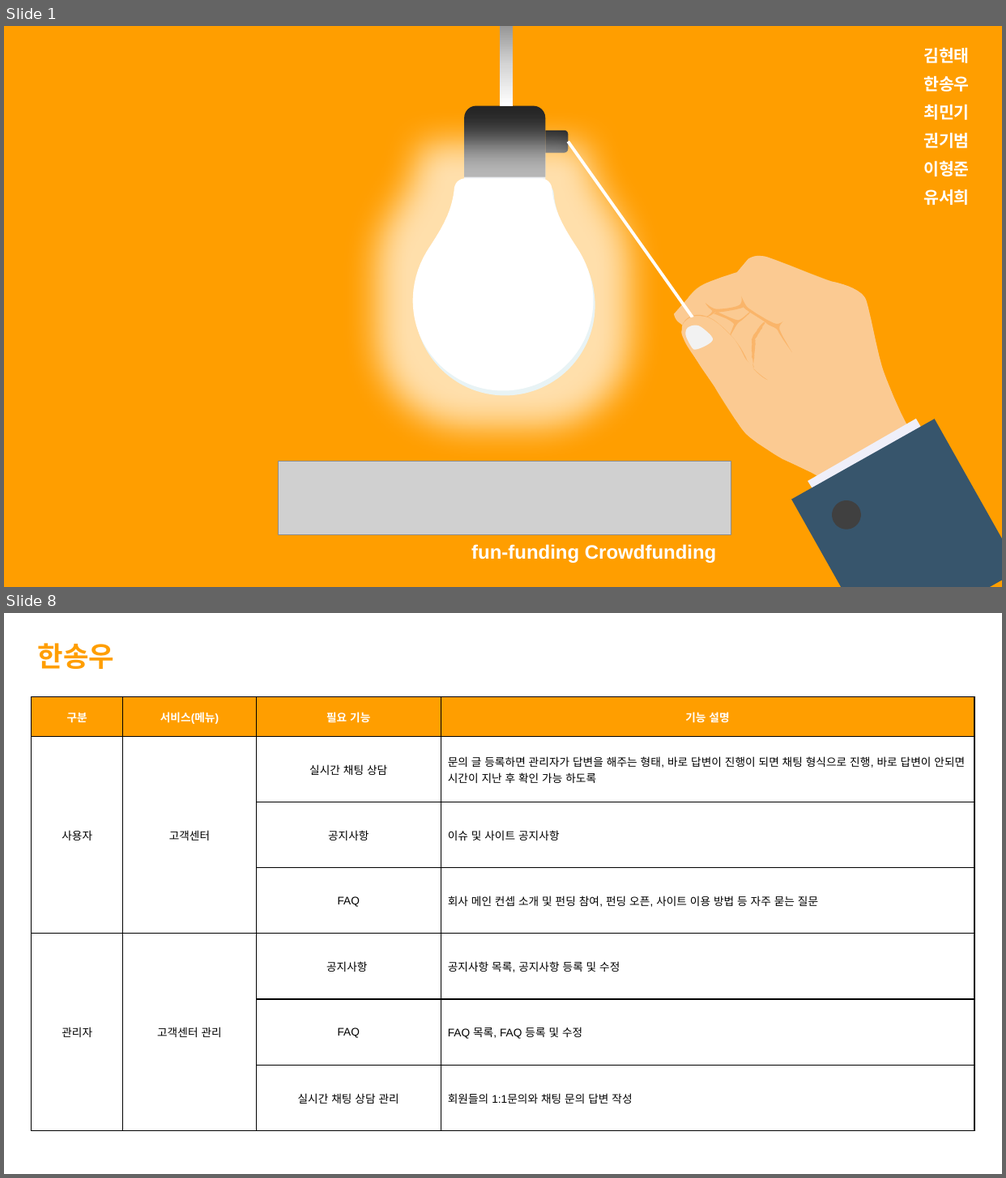
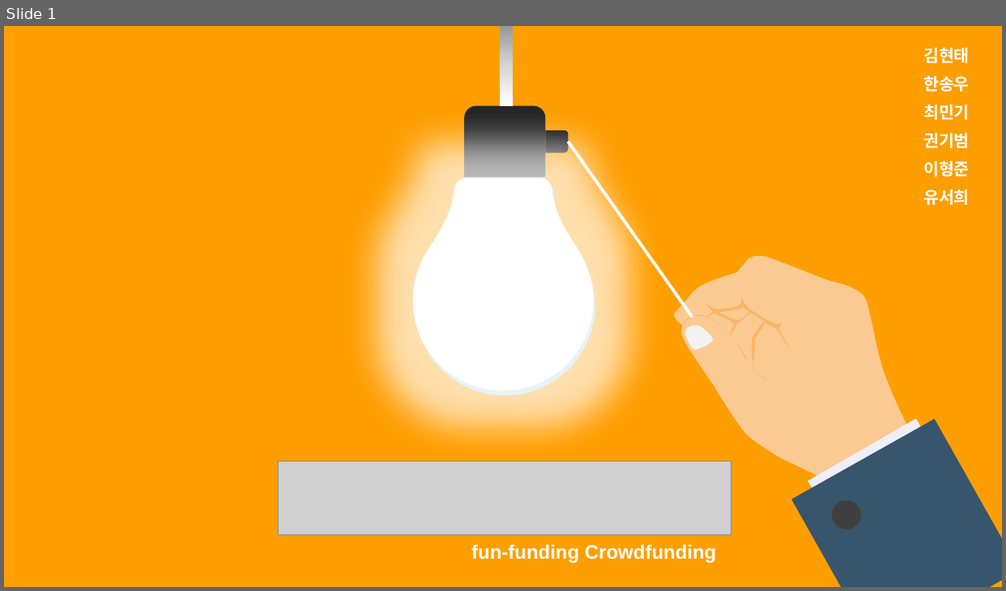
Before and after one commit to hhsw07/ezen-academy-projects, a slide deck: 0 발표용 파워포인트/0522 3차발표/0522 project06 - 파워포인트 종합.pptx. Shown one above the other, each under a label of ours: slides 1 and 8 before the commit, slide 1 after it; the slides between them are not shown. The pictures are 1006x1178 and 1006x591 pixels, drawn with LibreOffice and Linux fonts; fonts in the diff are those of the drawing; grey boxes stand for pictures. Boxes give left, top, right and bottom in pixels: in the first picture for what was removed or moved away, otherwise in the second. Text is boxed around its words. In the diff, an @@ line names an element or a change of style, - is before the commit and + after.

```diff
--- a/0 발표용 파워포인트/0522 3차발표/0522 project06 - 파워포인트 종합.pptx
+++ b/0 발표용 파워포인트/0522 3차발표/0522 project06 - 파워포인트 종합.pptx
@@ slide 8 removed at box(4, 613, 1002, 1174), background #434343 @@
@@ rectangle removed at box(4, 613, 1002, 1174) @@
@@ text removed at box(38, 643, 115, 669) @@
-한송우
@@ table removed at box(32, 696, 976, 1131), 7 rows, 4 columns @@
-구분 | 서비스(메뉴) | 필요 기능 | 기능 설명
-사용자 | 고객센터 | 실시간 채팅 상담 | 문의 글 등록하면 관리자가 답변을 해주는 형태, 바로 답변이 진행이 되면 채팅 형식으로 진행, 바로 답변이 안되면 시간이 지난 후 확인 가능 하도록
- |  | 공지사항 | 이슈 및 사이트 공지사항
- |  | FAQ | 회사 메인 컨셉 소개 및 펀딩 참여, 펀딩 오픈, 사이트 이용 방법 등 자주 묻는 질문
-관리자 | 고객센터 관리 | 공지사항 | 공지사항 목록, 공지사항 등록 및 수정
- |  | FAQ | FAQ 목록, FAQ 등록 및 수정
- |  | 실시간 채팅 상담 관리 | 회원들의 1:1문의와 채팅 문의 답변 작성
```
Also in this commit, not shown: 2 slides changed, 17 slides added, 12 other slides removed.
